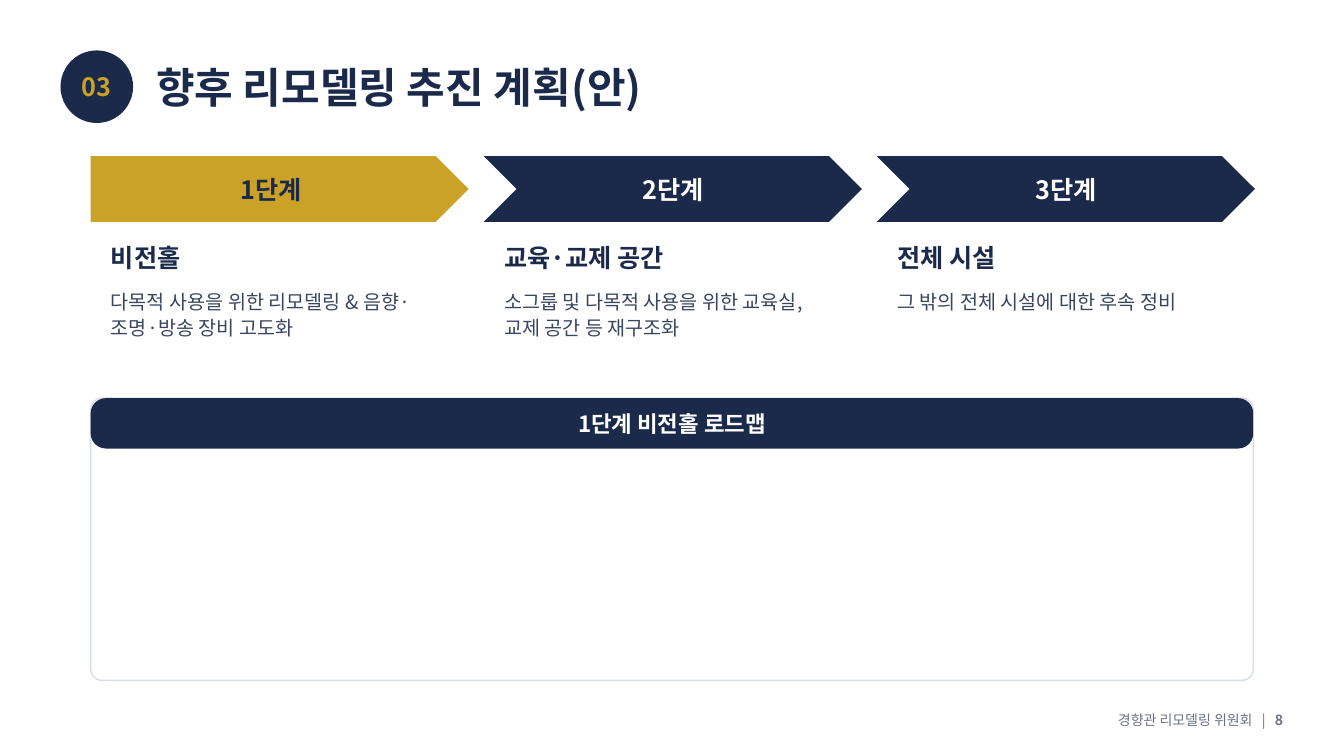
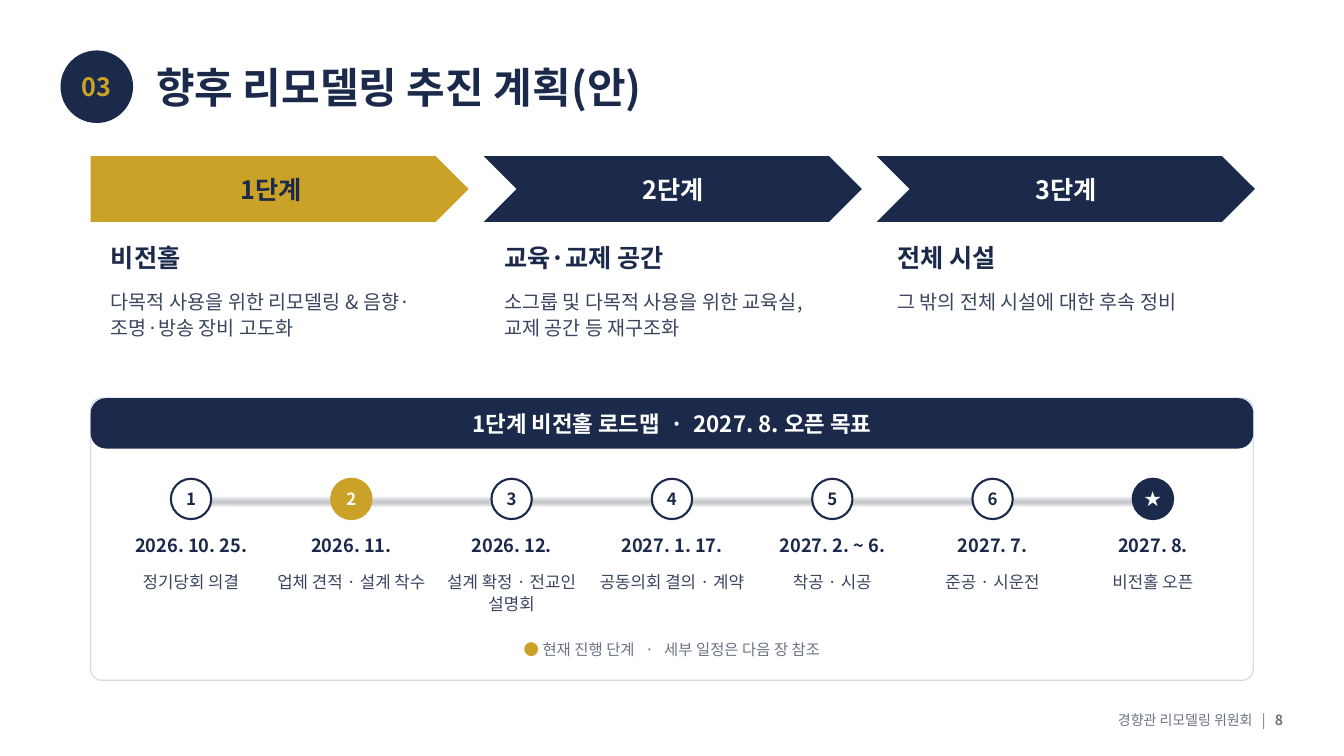
Before and after one commit to kgsdoing21-lab/-, a slide deck: slide 8 of 경향관_리모델링_위원회_경과보고_정리본.pptx. Drawn at 1344x756 pixels with LibreOffice and Linux fonts; fonts in the diff are those of the drawing. Boxes give left, top, right and bottom in pixels: in the first picture for what was removed or moved away, otherwise in the second. Text is boxed around its words. In the diff, an @@ line names an element or a change of style, - is before the commit and + after.

```diff
--- a/경향관_리모델링_위원회_경과보고_정리본.pptx
+++ b/경향관_리모델링_위원회_경과보고_정리본.pptx
@@ text in rounded rectangle at (472,413,871,434): text changed @@
-1단계 비전홀 로드맵
+1단계 비전홀 로드맵 · 2027. 8. 오픈 목표
@@ ellipse added at (171,479,212,519), fill #FFFFFF, outline #1B2A4A 1.5 pt, 12 pt, text #1B2A4A, bold @@
+1
@@ ellipse added at (332,479,372,519), fill #C9A227, outline #C9A227 1.5 pt, 12 pt, text #FFFFFF, bold @@
+2
@@ ellipse added at (492,479,532,519), fill #FFFFFF, outline #1B2A4A 1.5 pt, 12 pt, text #1B2A4A, bold @@
+3
@@ ellipse added at (652,479,693,519), fill #FFFFFF, outline #1B2A4A 1.5 pt, 12 pt, text #1B2A4A, bold @@
+4
@@ ellipse added at (813,479,853,519), fill #FFFFFF, outline #1B2A4A 1.5 pt, 12 pt, text #1B2A4A, bold @@
+5
@@ ellipse added at (973,479,1013,519), fill #FFFFFF, outline #1B2A4A 1.5 pt, 12 pt, text #1B2A4A, bold @@
+6
@@ ellipse added at (1133,479,1174,519), fill #1B2A4A, outline #1B2A4A 1.5 pt, 12 pt, text #FFFFFF, bold @@
+★
@@ line added from (192, 499) to (1153, 499), #D6DCE8 2 pt @@
@@ text added at (135,538,247,553), 13 pt, text #1B2A4A, bold @@
+2026. 10. 25.
@@ text added at (311,538,391,553), 13 pt, text #1B2A4A, bold @@
+2026. 11.
@@ text added at (472,538,551,553), 13 pt, text #1B2A4A, bold @@
+2026. 12.
@@ text added at (622,538,722,553), 13 pt, text #1B2A4A, bold @@
+2027. 1. 17.
@@ text added at (780,538,885,553), 13 pt, text #1B2A4A, bold @@
+2027. 2. ~ 6.
@@ text added at (958,538,1028,553), 13 pt, text #1B2A4A, bold @@
+2027. 7.
@@ text added at (1118,538,1188,553), 13 pt, text #1B2A4A, bold @@
+2027. 8.
@@ text added at (143,574,239,590), 12 pt, text #3A4660 @@
+정기당회 의결
@@ text added at (277,574,425,590), 12 pt, text #3A4660 @@
+업체 견적 · 설계 착수
@@ text added at (447,574,576,612), 12 pt, text #3A4660 @@
+설계 확정 · 전교인 설명회
@@ text added at (600,574,744,590), 12 pt, text #3A4660 @@
+공동의회 결의 · 계약
@@ text added at (793,574,872,590), 12 pt, text #3A4660 @@
+착공 · 시공
@@ text added at (945,574,1039,590), 12 pt, text #3A4660 @@
+준공 · 시운전
@@ text added at (1112,574,1193,590), 12 pt, text #3A4660 @@
+비전홀 오픈
@@ text added at (543,642,820,656), 11 pt, text #6B7385 @@
+● 현재 진행 단계 · 세부 일정은 다음 장 참조
```
Also in this commit, not shown: 2 other slides changed, 1 slide added.
